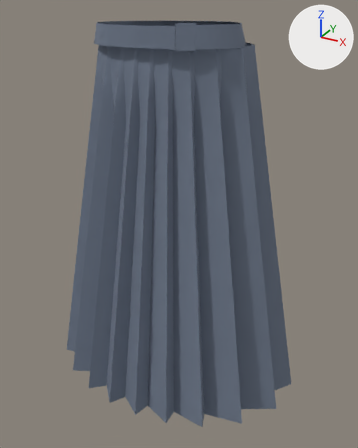
Two versions of the glTF model output/cardigan-controller/lowerwear/long-skirt-only.glb, one commit apart.
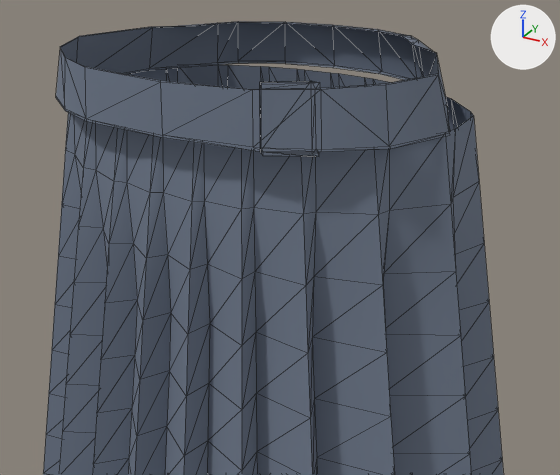
There are two pictures of each version: one whole from a camera (50 mm lens) standing at (1.37, -2.48, 2.66) and looking at (0.04, -0.07, 1.45), one close up from a camera (50 mm lens) standing at (0.8, -1.42, 2.85) and looking at (-0.07, 0.17, 2.06). Arrows for +X, +Y and +Z are at upper right; the lights stay in place. The older version's two pictures come first. The close-ups show mesh edges as thin lines. Where no turn or scale is listed for an object, it has been applied to the vertices. Vertices at exactly the same position are counted once.

Names of what the first close-up shows: 'Lowerwear_long-skirt'.
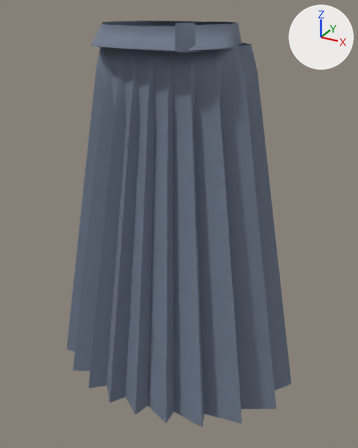
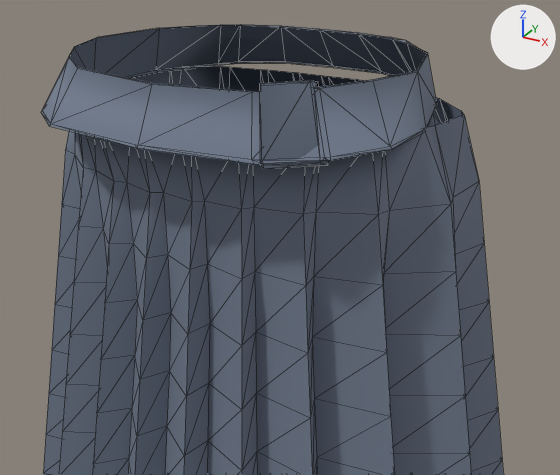
Changed parts and their boxes (x1, y1, x2, y2) in the close-ups (560 x 475 px; the box of a moved part takes in the faces that stretch with it):
'Lowerwear_long-skirt', reshaped
    before: (43, 22, 504, 475)
    after: (41, 24, 504, 475)
part 1 of me_mesh_0, moved or reshaped
    before: (260, 81, 320, 157)
    after: (260, 80, 329, 169)
part 2 of me_mesh_0, moved or reshaped
    before: (56, 22, 479, 215)
    after: (41, 24, 479, 215)

Edits to the bpy script that builds the scene:
```text
Change me_mesh_0:
    where me_mesh_0.from_pydata(...)  # 771 vertices, 1413 faces; spans x -0.8..0.8, y -0.65..0.54, z 0.45..2.59
    used by ob_lowerwear_long_skirt; location = (0.0, 0.0, 0.0)
    me_mesh_0 part 1: the loose piece of 16 vertices spanning x 0.18..0.27, y -0.36..-0.32, z 2.46..2.59 is multiplied about its middle by the matrix ((1.061, -0.16, -0.285), (0.257, 1.008, 0.388), (0.202, -0.437, 1.0)), then moved by (0.02, -0.02, 0.0)
    me_mesh_0 part 2: 93 of 771 vertices moved; they spanned x -0.44..0.44, y -0.38..0.32, z 2.47..2.58 and now span x -0.41..0.42, y -0.45..0.31, z 2.47..2.58; mean shift (0.0, -0.02, 0.0); largest move (0.0, 0.3, 2.58) -> (0.0, 0.23, 2.58)
```
